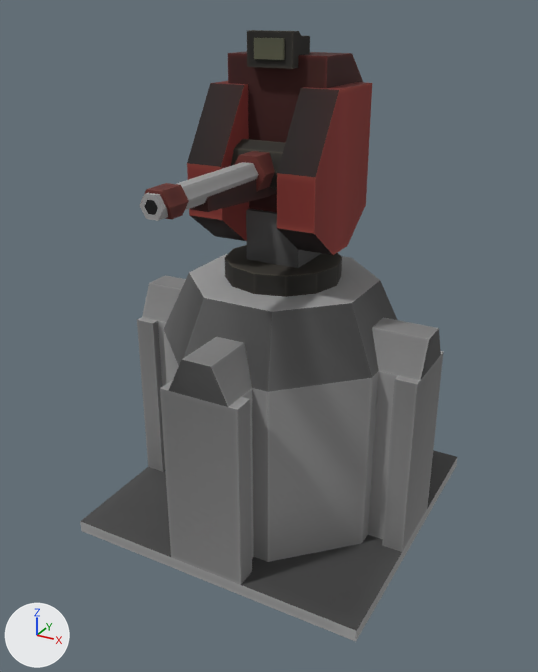
The FBX model Overmind/Assets/Canopus-III_Low-Poly_Sci-Fi_Desert_Units_Set/models/struct_Turret_Gun_A.FBX: old version first, new version second.
Camera for both pictures: a camera (50 mm lens) standing at (5.21, -9.95, 8.09) and looking at (0.06, -0.58, 3.4). Every picture has the same lights, and +X, +Y and +Z are marked at lower left. Where no turn or scale is listed for an object, it has been applied to the vertices.

In view in the first picture: 'struct_Turret_Gun_A_Base', 'struct_Turret_Gun_A_Mount', 'struct_Turret_Gun_A_Weapon'.
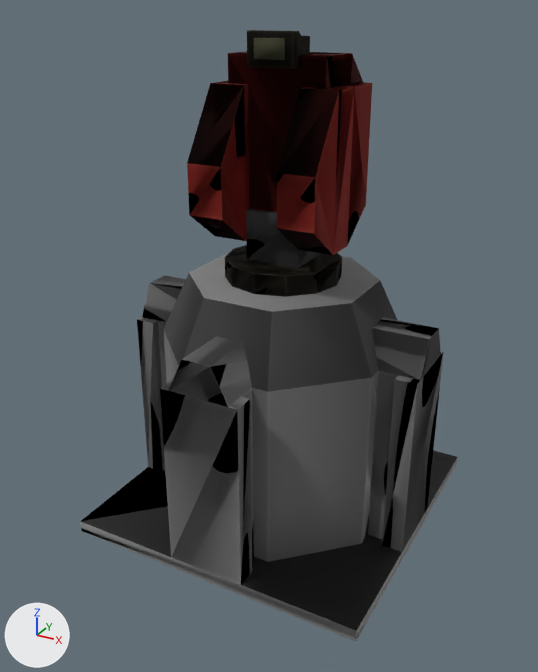
The newer file is also rescaled (x0.01) as a whole; pictures and numbers use the older file's frame.

What the commit changed:
In material 'mtrl_red' (mat_mtrl_red), metallic goes from 0.0 to 1.0.
me_mesh_001 has 100 vertices, 160 faces and spans x -1.02..1.02, y -1.06..1.18, z -0.32..3.3.
me_mesh_001 is used by ob_struct_turret_gun_a_mount; location (0.0, 0.0, 4.52).
me_mesh_001 part 3: edges marked sharp go from 112 to 176.
me_mesh has 101 vertices, 140 faces and spans x -2.5..2.5, y -2.5..2.5, z 0.0..4.2.
me_mesh is used by ob_struct_turret_gun_a_base; location (0.0, 0.0, 0.0).
me_mesh part 2: edges marked sharp go from 112 to 141.
me_mesh_002 has 70 vertices, 96 faces and spans x -0.53..0.53, y -2.8..0.35, z -0.38..0.35.
me_mesh_002 is used by ob_struct_turret_gun_a_weapon; location (0.0, -0.45, 6.01).
me_mesh_002 part 1: the whole mesh is turned 90 degrees about the x axis through its middle and scaled by 0.01, then moved by (0.0, 1.62, -6.02).

Where the change shows, as pixel boxes (x1, y1, x2, y2) in the pictures (538 x 672 px):
'struct_Turret_Gun_A_Base', surface changed, shading changed: (80, 254, 457, 641) in both
'struct_Turret_Gun_A_Mount', surface changed, shading changed: (187, 30, 372, 297) in both
'struct_Turret_Gun_A_Weapon', surface changed, mesh turned (not visible afterwards): before (139, 139, 285, 221)
